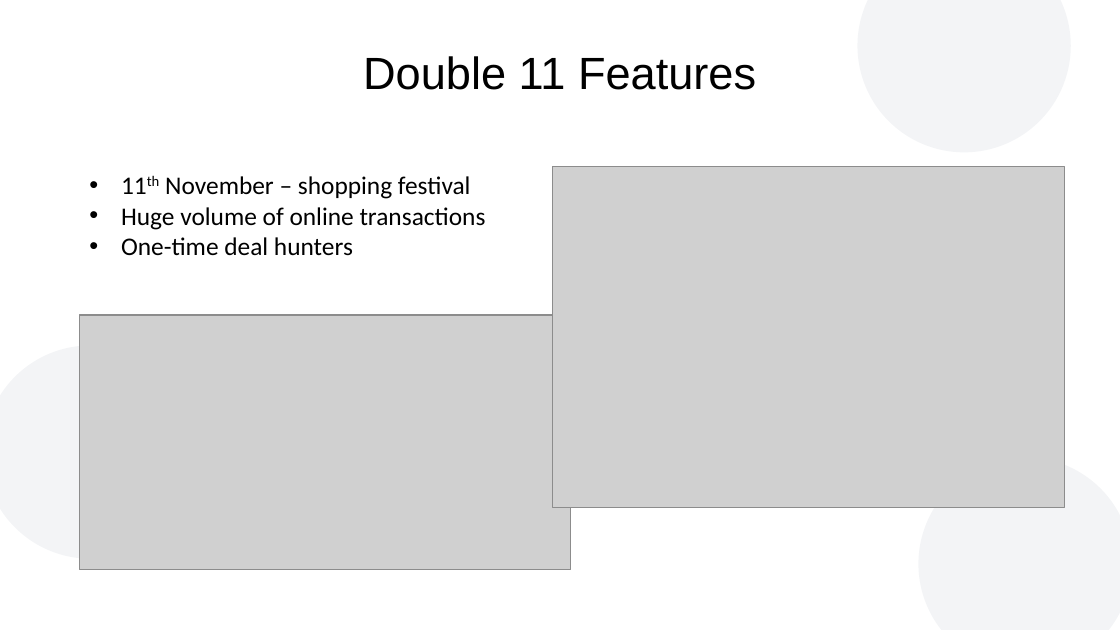
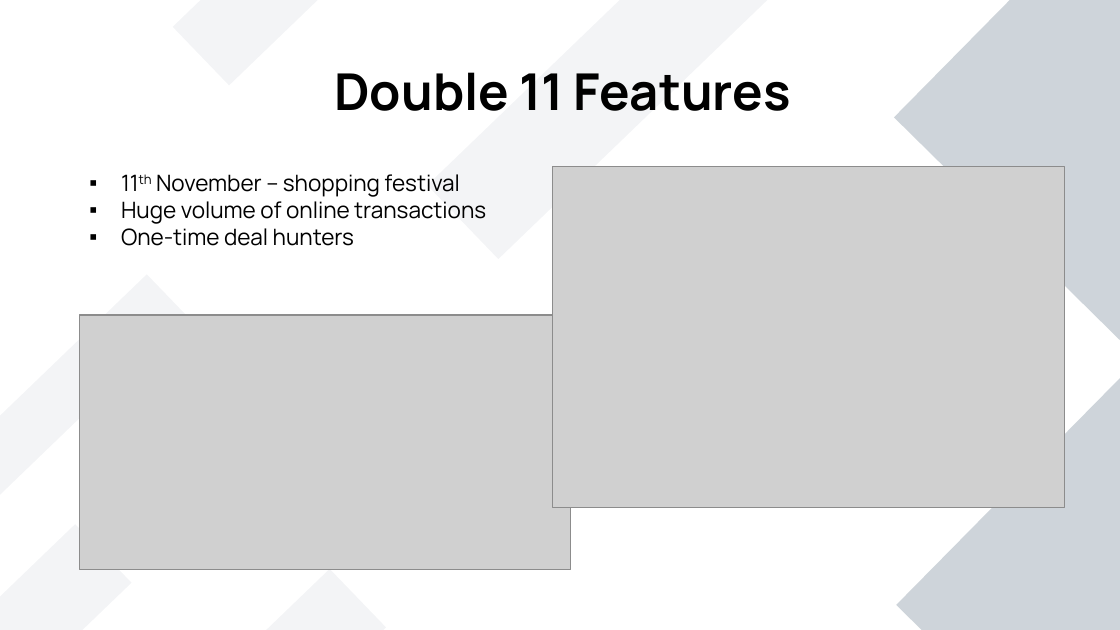
Before and after one commit to atfortes/Repeat-Buyers-Prediction, a slide deck: slide 15 of final_presentation.pptx. Drawn at 1120x630 pixels with LibreOffice and Linux fonts; fonts in the diff are those of the drawing; grey boxes stand for pictures; background and template pictures are left out. Boxes give left, top, right and bottom in pixels: in the first picture for what was removed or moved away, otherwise in the second. Text is boxed around its words. In the diff, an @@ line names an element or a change of style, - is before the commit and + after.

```diff
--- a/final_presentation.pptx
+++ b/final_presentation.pptx
@@ text "Double 11 Features": place and size @@
-text "Double 11 Features" at (363, 56, 756, 90)
+text "Double 11 Features" at (334, 72, 791, 111)
@@ text "Double 11 Features" at (334, 72, 791, 111): size 32 to 36 pt, font Arial to Manrope, bold on @@
@@ rectangle added at (173, 0, 436, 85), fill #8D99AE at 10% opacity @@
@@ rectangle added at (428, 0, 776, 259), fill #8D99AE at 10% opacity @@
@@ ellipse removed at (858, 0, 1071, 152) @@
@@ rectangle added at (895, 0, 1120, 344), fill #CED4DA @@
@@ text "11th November – shopping festival" at (121, 174, 486, 246): size 18 to 16 pt, font Calibri to Manrope; bullet • to ▪ @@
@@ rectangle added at (897, 376, 1120, 630), fill #CED4DA @@
@@ ellipse removed at (919, 457, 1120, 630) @@
```
Also in this commit, not shown: 24 other slides changed, 1 slide added.
